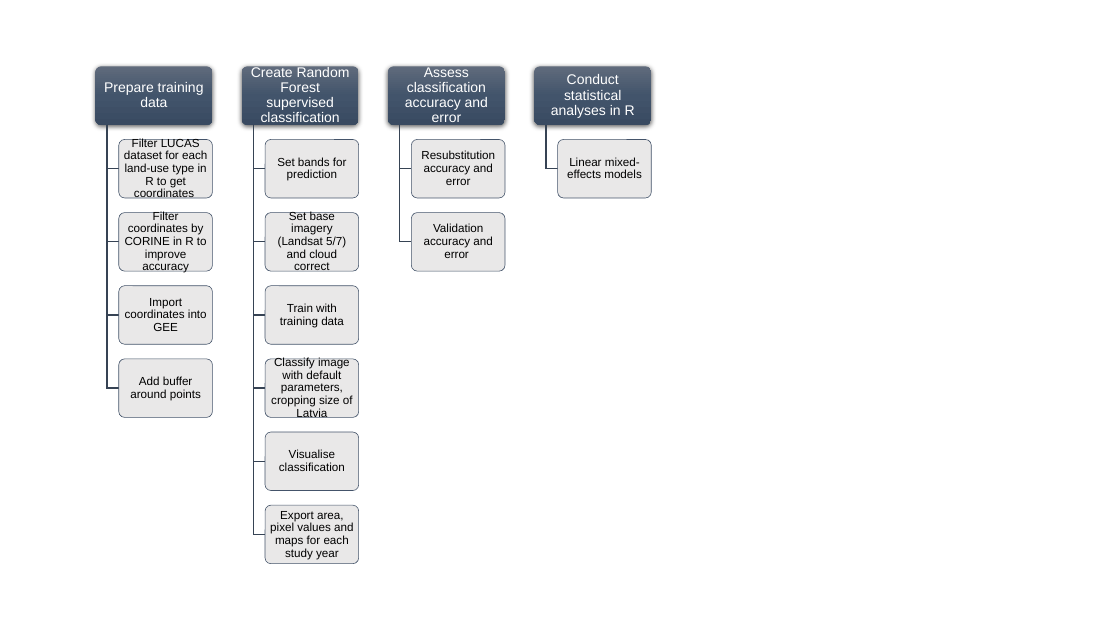
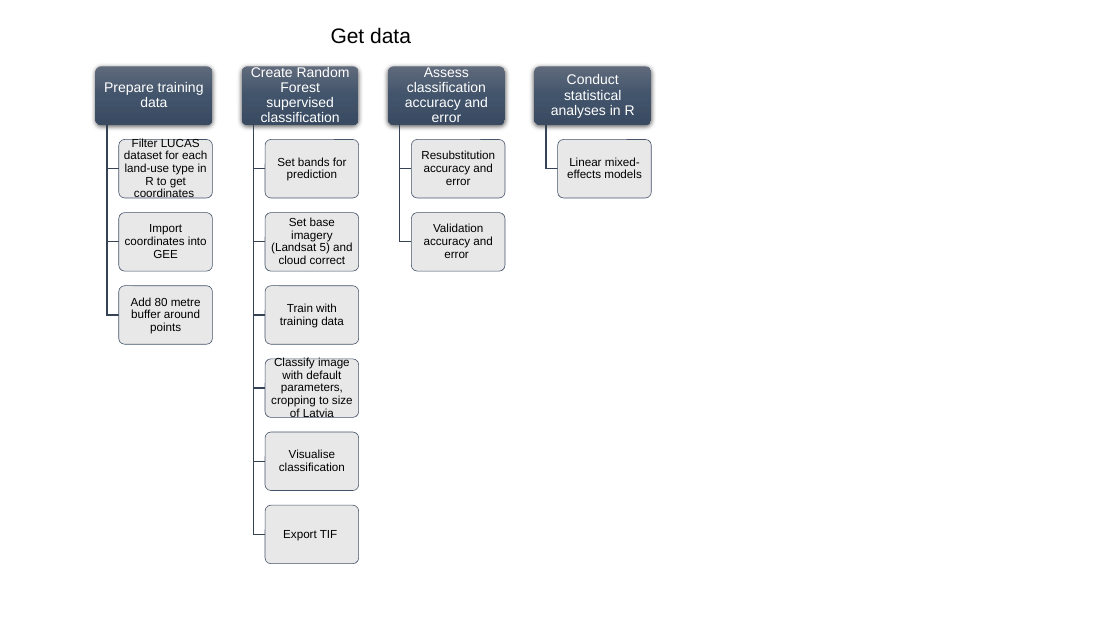
Before and after one commit to izzyrich/dissertation, a slide deck: slide 1 of images/workflow_diagram.pptx. Drawn at 1120x630 pixels with LibreOffice and Linux fonts; fonts in the diff are those of the drawing. Boxes give left, top, right and bottom in pixels: in the first picture for what was removed or moved away, otherwise in the second. Text is boxed around its words. In the diff, an @@ line names an element or a change of style, - is before the commit and + after.

```diff
--- a/images/workflow_diagram.pptx
+++ b/images/workflow_diagram.pptx
@@ text added at [331, 27, 411, 44], 18 pt, text #000000 @@
+Get data
@@ freeform shape removed at [107, 125, 118, 388] @@
@@ text "Import coordinates into GEE": place and size @@
-text "Import coordinates into GEE" at [125, 298, 207, 331]
+text "Import coordinates into GEE" at [125, 224, 207, 258]
@@ text removed at [125, 211, 207, 273] @@
-Filter coordinates by CORINE in R to improve accuracy
@@ text at [271, 217, 352, 264]: text changed @@
-Set base imagery (Landsat 5/7) and cloud correct
+Set base imagery (Landsat 5) and cloud correct
@@ text at [131, 297, 201, 334]: text changed @@
-Add buffer around points
+Add 80 metre buffer around points
@@ rounded rectangle removed at [118, 359, 212, 418] @@
@@ text at [271, 357, 353, 420]: text changed @@
-Classify image with default parameters, cropping size of Latvia
+Classify image with default parameters, cropping to size of Latvia
@@ text at [283, 530, 337, 541]: text changed @@
-Export area, pixel values and maps for each study year
+Export TIF
```
Also in this commit, not shown: 1 slide added, 46 other files.
